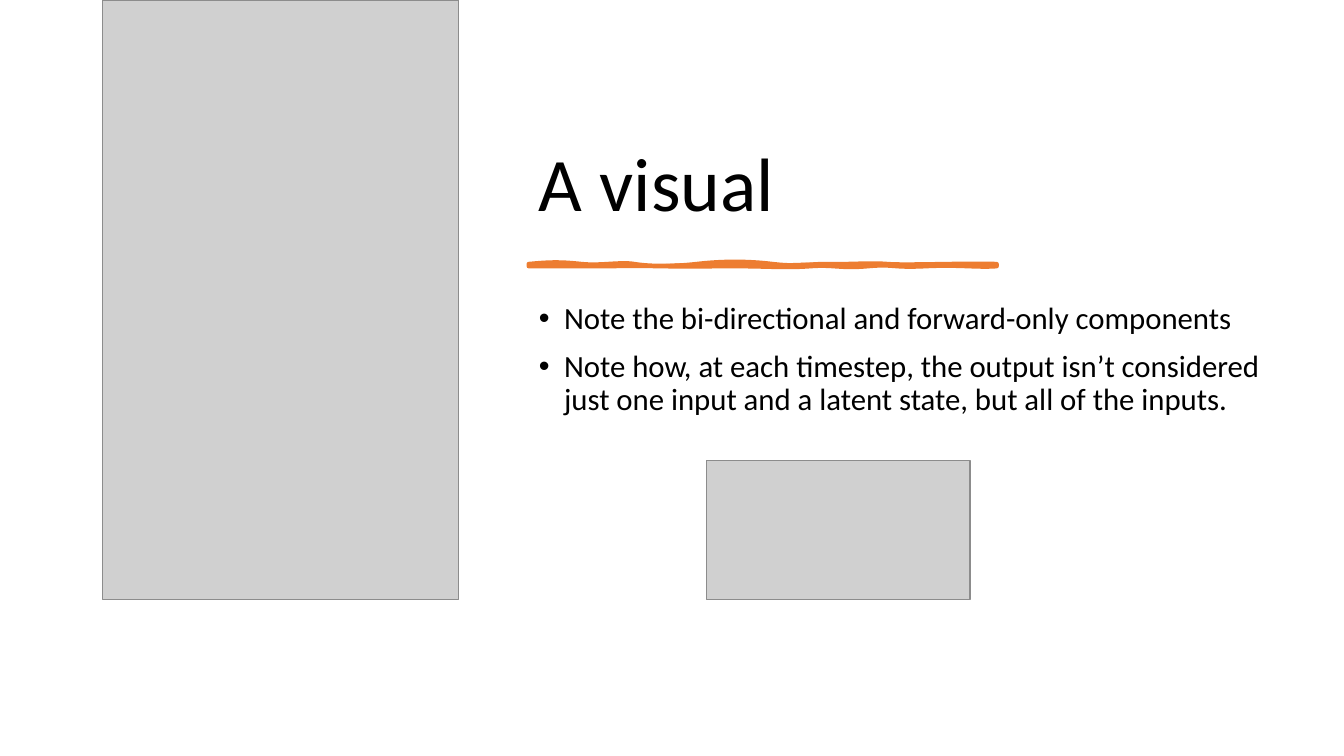
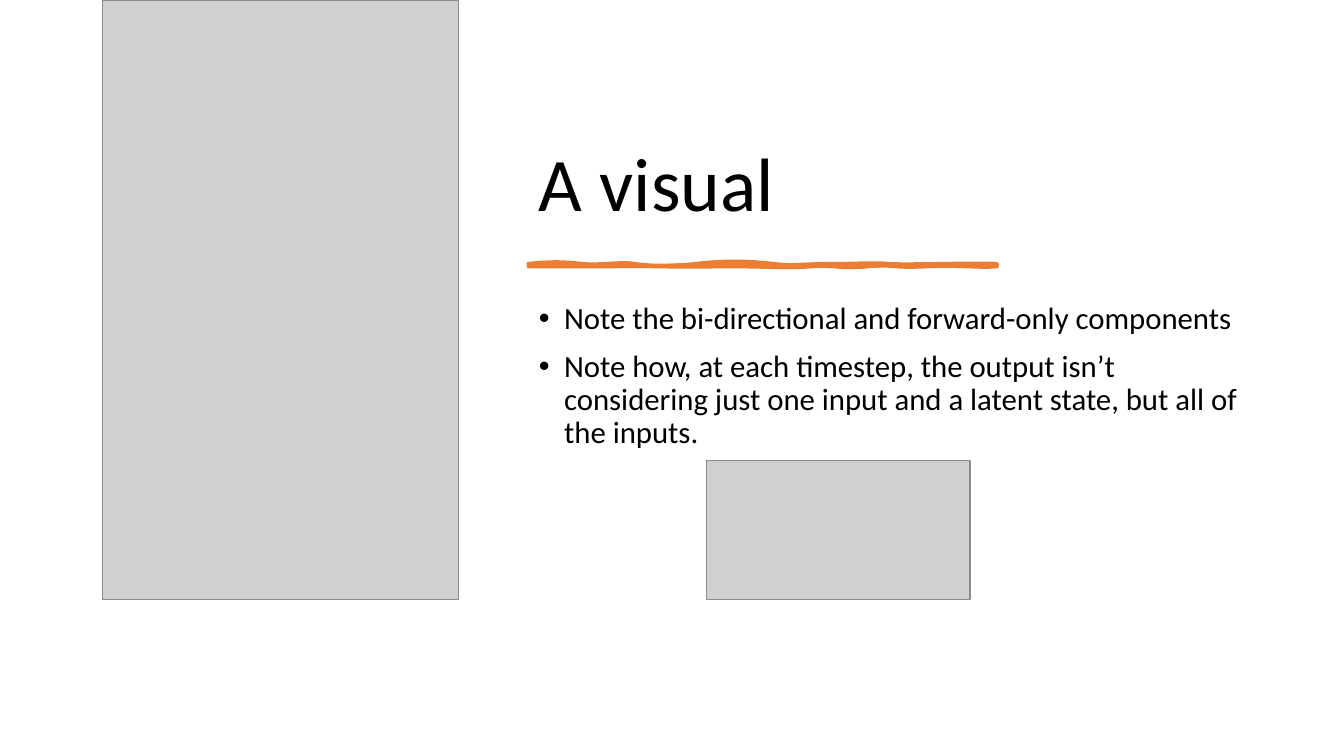
Before and after one commit to kwende/ml-meetup, a slide deck: slide 11 of benr/Attention.pptx (slide 9 before the commit). Drawn at 1344x756 pixels with LibreOffice and Linux fonts; fonts in the diff are those of the drawing; grey boxes stand for pictures. Boxes give left, top, right and bottom in pixels: in the first picture for what was removed or moved away, otherwise in the second. Text is boxed around its words. In the diff, an @@ line names an element or a change of style, - is before the commit and + after.

```diff
--- a/benr/Attention.pptx
+++ b/benr/Attention.pptx
@@ text at (x1=564, y1=355, x2=1237, y2=448): text changed @@
-• Note how, at each timestep, the output isn’t considered just one input and a latent state, but all of the inputs.
+• Note how, at each timestep, the output isn’t considering just one input and a latent state, but all of the inputs.
```
Also in this commit, not shown: 3 other slides changed, 2 slides added.
